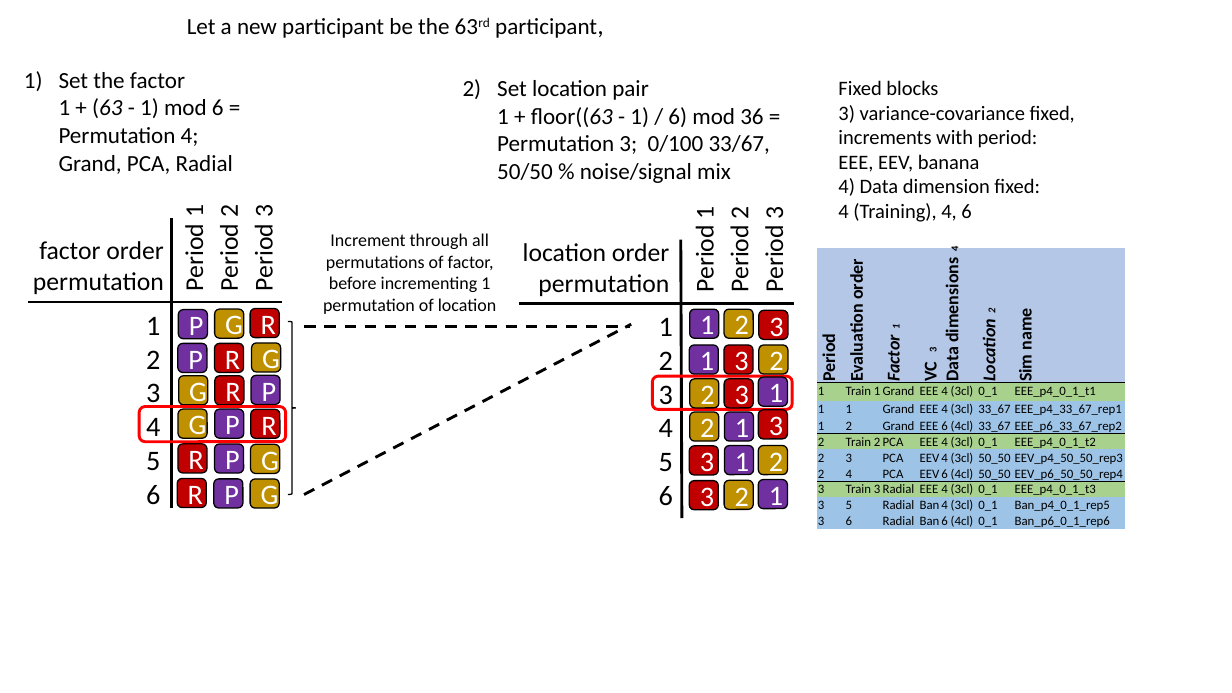
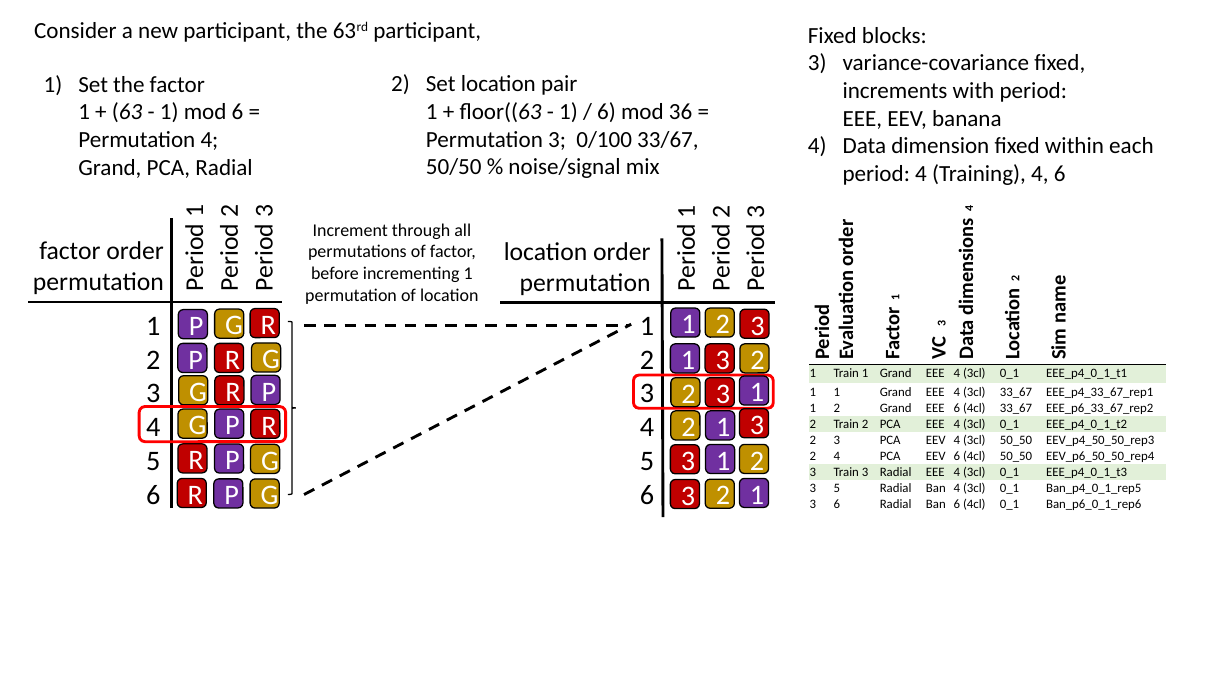
Before and after one commit to nspyrison/spinifex_study, a slide deck: slide 3 of paper/figures/Experimental design graphics.pptx. Drawn at 1232x693 pixels with LibreOffice and Linux fonts; fonts in the diff are those of the drawing. Boxes give left, top, right and bottom in pixels: in the first picture for what was removed or moved away, otherwise in the second. Text is boxed around its words. In the diff, an @@ line names an element or a change of style, - is before the commit and + after.

```diff
--- a/paper/figures/Experimental design graphics.pptx
+++ b/paper/figures/Experimental design graphics.pptx
@@ title at (x1=34, y1=22, x2=481, y2=42): text changed @@
-Let a new participant be the 63rd participant,
+Consider a new participant, the 63rd participant,
@@ text at (x1=808, y1=27, x2=1153, y2=185): text changed; size 16 to 18 pt @@
-Fixed blocks
-3) variance-covariance fixed, increments with period:
-EEE, EEV, banana
-4) Data dimension fixed:
-4 (Training), 4, 6
+Fixed blocks:
+3) variance-covariance fixed, increments with period:
+   EEE, EEV, banana
+4) Data dimension fixed within each period: 4 (Training), 4, 6
@@ text "Set the factor 1 + ..." moved from (x1=59, y1=72, x2=233, y2=174) to (x1=78, y1=76, x2=252, y2=178) @@
@@ text "Set location pair 1 + ..." moved from (x1=497, y1=80, x2=770, y2=183) to (x1=426, y1=75, x2=698, y2=178) @@
@@ table at (x1=810, y1=208, x2=1166, y2=514) @@
@@ fill #B4C7E7 to none in row 1 @@
@@ fill #A9D18E to #E2F0D9 in 21 cells @@
@@ fill #9DC3E6 to none in 42 cells @@
@@ size 14 to 16 pt in "Period", "Evaluation order", "Factor1", "VC 3" and 3 more places @@
@@ italic off in "Factor1", "Location2" @@
@@ borders changed @@
@@ table resized from (x1=818, y1=248, x2=1126, y2=534) to (x1=810, y1=208, x2=1166, y2=514) @@
@@ text "Increment through all permutations of ..." moved from (x1=323, y1=233, x2=496, y2=314) to (x1=305, y1=223, x2=478, y2=304) @@
@@ 19 rounded rectangles, 3 texts, 2 lines moved together from (x1=519, y1=207, x2=794, y2=518) to (x1=500, y1=206, x2=775, y2=518) @@
```
Also in this commit, not shown: 8 other files.
